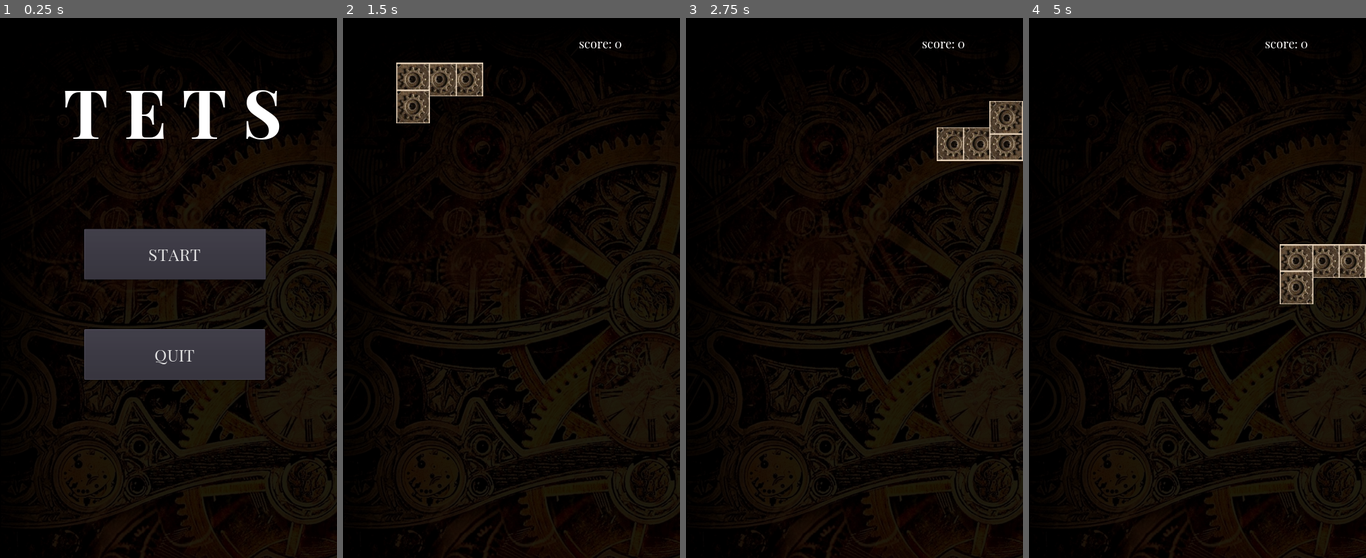
Above: before the commit, frames 1-4 (left to right).
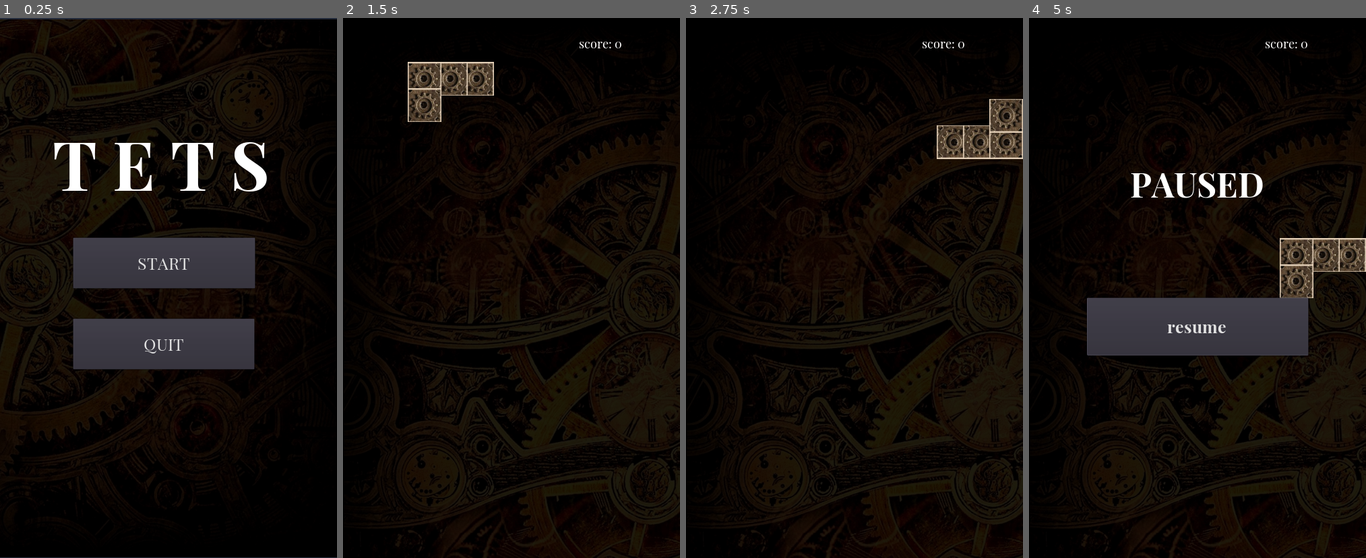
Above: after the commit, the same moments.

Repository: debauchery1st/tets
Game: Godot game, scene res://scenes/Main.tscn
The game is run twice, just before and just after one commit, with the same random seed, the same clock (stepped at 60 frames per second) and the same inputs.
Inputs:
- Up to frame 1 (0.25 s): no input
- Up to frame 2 (1.5 s): click "START" at 0.5 s; tap Enter (ui_accept) at 1.25 s; hold Right (ui_right) from 1.28 s (still down)
- Up to frame 3 (2.75 s): keep holding Right (ui_right); tap Enter (ui_accept) at 1.52, 2.27 s
- Up to frame 4 (5 s): release Right (ui_right) at 2.78 s; hold Left (ui_left) 2.78-3.53 s; hold Right (ui_right) from 3.53 s (still down); tap Enter (ui_accept) at 3.77, 4.52 s; tap Escape (ui_start, bound only after the commit) at 4.9 s

The runs differ from the first frame. In frame 1, 23% of the frame differs, in the area x 0-100%, y 0-100%; in frame 2, 1.9%; in frame 3, 1.2%; in frame 4, 9.3%.

Commit message:
pause game

Diff:
--- a/fonts/new_dynamicfont.tres
+++ b/fonts/new_dynamicfont.tres
@@ -5,7 +5,7 @@
 [resource]
 
 resource_local_to_scene = true
-size = 128
+size = 127
 use_mipmaps = false
 use_filter = false
 font_data = ExtResource( 1 )
--- a/project.godot
+++ b/project.godot
@@ -22,10 +22,10 @@
 
 window/size/width=640
 window/size/height=1024
-window/handheld/orientation="portrait"
+window/handheld/orientation="sensor_portrait"
 window/handheld/emulate_touchscreen=true
 window/stretch/mode="2d"
-window/stretch/aspect="keep"
+window/stretch/aspect="expand"
 
 [input]
 
@@ -45,6 +45,9 @@
 , Object(InputEventJoypadButton,"resource_local_to_scene":false,"resource_name":"","device":0,"button_index":13,"pressure":0.0,"pressed":false,"script":null)
 , Object(InputEventJoypadMotion,"resource_local_to_scene":false,"resource_name":"","device":0,"axis":1,"axis_value":1.0,"script":null)
  ]
+ui_start=[ Object(InputEventJoypadButton,"resource_local_to_scene":false,"resource_name":"","device":0,"button_index":11,"pressure":0.0,"pressed":false,"script":null)
+, Object(InputEventKey,"resource_local_to_scene":false,"resource_name":"","device":0,"alt":false,"shift":false,"control":false,"meta":false,"command":false,"pressed":false,"scancode":16777217,"unicode":0,"echo":false,"script":null)
+ ]
 
 [physics]
 
--- a/scenes/Default.tscn
+++ b/scenes/Default.tscn
@@ -72,6 +72,9 @@
 [ext_resource path="res://images/fog/1178_677_FOG067.png" type="Texture" id=70]
 [ext_resource path="res://images/fog/1178_677_FOG068.png" type="Texture" id=71]
 [ext_resource path="res://images/fog/1178_677_FOG069.png" type="Texture" id=72]
+[ext_resource path="res://scripts/pause_tets.gd" type="Script" id=73]
+[ext_resource path="res://fonts/PlayfairDisplay-Bold.ttf" type="DynamicFontData" id=74]
+
 
 [sub_resource type="SpriteFrames" id=1]
 
@@ -87,12 +90,30 @@
 custom_solver_bias = 0.0
 extents = Vector2( 319.672, 8.05591 )
 
+[sub_resource type="DynamicFont" id=3]
+
+size = 64
+use_mipmaps = false
+use_filter = false
+font_data = ExtResource( 74 )
+_sections_unfolded = [ "Font", "Settings" ]
+
+[sub_resource type="DynamicFont" id=4]
+
+size = 32
+use_mipmaps = false
+use_filter = false
+font_data = ExtResource( 74 )
+_sections_unfolded = [ "Font", "Settings" ]
+
 [node name="Default" type="Node2D" index="0"]
 
 script = ExtResource( 1 )
+_sections_unfolded = [ "Pause" ]
 
 [node name="ParallaxLayer" type="ParallaxBackground" parent="." index="0"]
 
+editor/display_folded = true
 layer = -1
 offset = Vector2( 0, 0 )
 rotation = 0.0
@@ -150,7 +171,7 @@
 scale = Vector2( 0.218131, 0.464129 )
 frames = SubResource( 1 )
 animation = "default"
-frame = 51
+frame = 14
 playing = true
 flip_h = true
 __meta__ = {
@@ -219,7 +240,7 @@
 ]]
 
 editor/display_folded = true
-position = Vector2( 683.086, 397.517 )
+position = Vector2( 683.749, 397.517 )
 rotation = 1.5708
 scale = Vector2( 20.1711, 2.08773 )
 input_pickable = false
@@ -266,3 +287,81 @@
 autoplay = false
 mix_target = 0
 bus = "Master"
+
+[node name="pause_tets" type="Popup" parent="." index="8"]
+
+pause_mode = 2
+visible = false
+anchor_left = 0.0
+anchor_top = 0.0
+anchor_right = 0.0
+anchor_bottom = 0.0
+margin_right = 40.0
+margin_bottom = 40.0
+rect_pivot_offset = Vector2( 0, 0 )
+rect_clip_content = false
+mouse_filter = 0
+mouse_default_cursor_shape = 0
+size_flags_horizontal = 1
+size_flags_vertical = 1
+popup_exclusive = false
+script = ExtResource( 73 )
+_sections_unfolded = [ "Pause" ]
+
+[node name="pause_label" type="RichTextLabel" parent="pause_tets" index="0"]
+
+anchor_left = 0.0
+anchor_top = 0.0
+anchor_right = 0.0
+anchor_bottom = 0.0
+margin_top = 270.0
+margin_right = 640.0
+margin_bottom = 530.0
+rect_pivot_offset = Vector2( 0, 0 )
+rect_clip_content = true
+mouse_filter = 0
+mouse_default_cursor_shape = 0
+size_flags_horizontal = 1
+size_flags_vertical = 1
+custom_fonts/normal_font = SubResource( 3 )
+bbcode_enabled = true
+bbcode_text = "[center]PAUSED[/center]"
+visible_characters = -1
+percent_visible = 1.0
+meta_underlined = true
+tab_size = 4
+text = "PAUSED"
+scroll_active = true
+scroll_following = false
+selection_enabled = false
+override_selected_font_color = false
+_sections_unfolded = [ "BBCode", "custom_fonts" ]
+
+[node name="resume_tets" type="Button" parent="pause_tets" index="1"]
+
+anchor_left = 0.0
+anchor_top = 0.0
+anchor_right = 0.0
+anchor_bottom = 0.0
+margin_left = 110.0
+margin_top = 530.0
+margin_right = 530.0
+margin_bottom = 640.0
+rect_pivot_offset = Vector2( 0, 0 )
+rect_clip_content = false
+focus_mode = 2
+mouse_filter = 0
+mouse_default_cursor_shape = 0
+size_flags_horizontal = 1
+size_flags_vertical = 1
+custom_fonts/font = SubResource( 4 )
+toggle_mode = false
+enabled_focus_mode = 2
+shortcut = null
+group = null
+text = "resume"
+flat = false
+align = 1
+_sections_unfolded = [ "custom_fonts" ]
+
+[connection signal="pressed" from="pause_tets/resume_tets" to="pause_tets" method="_on_resume_tets_pressed"]
--- a/scenes/Main.tscn
+++ b/scenes/Main.tscn
@@ -21,7 +21,7 @@
 font_data = ExtResource( 3 )
 _sections_unfolded = [ "Font", "Resource", "Settings" ]
 
-[node name="Main" type="Node"]
+[node name="Main" type="Node" index="0"]
 
 script = ExtResource( 1 )
 
@@ -41,22 +41,20 @@
 
 [node name="ParallaxLayer" type="ParallaxLayer" parent="ParallaxLayer" index="0"]
 
+rotation = 1.5708
 motion_scale = Vector2( 1, 1 )
 motion_offset = Vector2( 0, 0 )
 motion_mirroring = Vector2( 0, 0 )
 _sections_unfolded = [ "Transform" ]
-__meta__ = {
-"_edit_group_": true
-}
 
 [node name="Sprite" type="Sprite" parent="ParallaxLayer/ParallaxLayer" index="0"]
 
+position = Vector2( 1023.32, -639.549 )
+rotation = 1.5708
+scale = Vector2( 0.998463, 0.997286 )
 texture = ExtResource( 2 )
 centered = false
-_sections_unfolded = [ "Offset", "Transform" ]
-__meta__ = {
-"_edit_lock_": true
-}
+_sections_unfolded = [ "Animation", "Offset", "Transform" ]
 
 [node name="startButton" type="Button" parent="." index="1"]
 
@@ -64,10 +62,10 @@
 anchor_top = 0.0
 anchor_right = 0.0
 anchor_bottom = 0.0
-margin_left = 160.0
-margin_top = 400.0
-margin_right = 505.0
-margin_bottom = 496.0
+margin_left = 139.0
+margin_top = 417.0
+margin_right = 484.0
+margin_bottom = 513.0
 rect_pivot_offset = Vector2( 0, 0 )
 rect_clip_content = false
 focus_mode = 2
@@ -91,10 +89,10 @@
 anchor_top = 0.0
 anchor_right = 0.0
 anchor_bottom = 0.0
-margin_left = 160.0
-margin_top = 590.0
-margin_right = 504.0
-margin_bottom = 686.0
+margin_left = 139.0
+margin_top = 570.0
+margin_right = 483.0
+margin_bottom = 666.0
 rect_pivot_offset = Vector2( 0, 0 )
 rect_clip_content = false
 focus_mode = 2
@@ -127,10 +125,10 @@
 anchor_top = 0.0
 anchor_right = 0.0
 anchor_bottom = 0.0
-margin_left = 120.0
-margin_top = 90.0
-margin_right = 540.0
-margin_bottom = 290.0
+margin_left = 100.0
+margin_top = 190.0
+margin_right = 520.0
+margin_bottom = 390.0
 rect_pivot_offset = Vector2( 0, 0 )
 rect_clip_content = true
 mouse_filter = 0
--- a/scripts/PuzzlePiece.gd
+++ b/scripts/PuzzlePiece.gd
@@ -1,7 +1,7 @@
 extends KinematicBody2D
 
 const ACCELERATION = 128
-const MAX_SPEED = 200
+const MAX_SPEED = 256
 const GRAVITY = 32
 const UP = Vector2(0, -1)
 const R_RADIANS = 1.570796  # print(deg2rad(90))
@@ -96,7 +96,6 @@
 	# transpose the shape onto 5x5 matrix (m5)
 	var o_dict = {}
 	var v_dict = {}
-	var vv = Vector2()
 	for a in adjustments:
 		v_dict[a] = adjustments[a]
 		if radians > 0:
@@ -105,9 +104,9 @@
 		v_dict[a] += Vector2(192, 192)
 		var x = int(v_dict[a].x / 64)
 		var y = int(v_dict[a].y / 64)
-		vv = Vector2(x-1, y-1)
-		m5[vv.y][vv.x] = 1
-		m5_piece[a] = vv
+		var nw = Vector2(-1, -1) + Vector2(int(x), int(y))
+		m5[nw.y][nw.x] = 1
+		m5_piece[a] = nw
 	return [o_dict, m5_piece]
 
 func rotated_pieces():
@@ -208,12 +207,11 @@
 	var x2 = int(xy.x)
 	var y1 = xy.y
 	var y2 = int(xy.y)
-	if (x1 - x2) > .49:
+	if (x1 - x2) > .5:
 		xy.x = x1 + 1
-	if (y1 - y2) > .49:
+	if (y1 - y2) > .5:
 		xy.y = y1 + 1
 	return xy
-
 
 func down_for_the_count():
 	if dftc_procs > 0:
--- a/scripts/global.gd
+++ b/scripts/global.gd
@@ -3,6 +3,7 @@
 var BLOCK = preload("res://scenes/PuzzlePiece.tscn")
 var BRICK = preload("res://scenes/Brick.tscn")
 
+var GAME_PAUSED = false
 var GAME_OVER = false
 var COLS = 10
 var SU = OS.get_window_size().x/COLS
@@ -60,8 +61,6 @@
 	if len(CURRENT) > 0:
 		PIECES.append(CURRENT.pop_back())
 	var sh = get_random_number(7)
-	# var sh = 5
-	# var sh = 0
 	CURRENT = add_spawn(spawn_block(0, 0, 0, sh), sh)
 
 func as_dictionary(s):
--- /dev/null
+++ b/scripts/pause_tets.gd
@@ -0,0 +1,23 @@
+extends Popup
+
+# class member variables go here, for example:
+# var a = 2
+# var b = "textvar"
+
+func _ready():
+	# Called when the node is added to the scene for the first time.
+	# Initialization here
+	pass
+
+
+func _process(delta):
+	if Input.is_action_just_pressed("ui_start"):
+		global.GAME_PAUSED = not global.GAME_PAUSED
+		if global.GAME_PAUSED:
+			show();get_tree().paused = true
+		else:
+			hide();get_tree().paused = false
+
+func _on_resume_tets_pressed():
+	global.GAME_PAUSED = not global.GAME_PAUSED
+	hide();get_tree().paused = false
Not shown: 1 places in scenes/Default.tscn that only renumber resources
